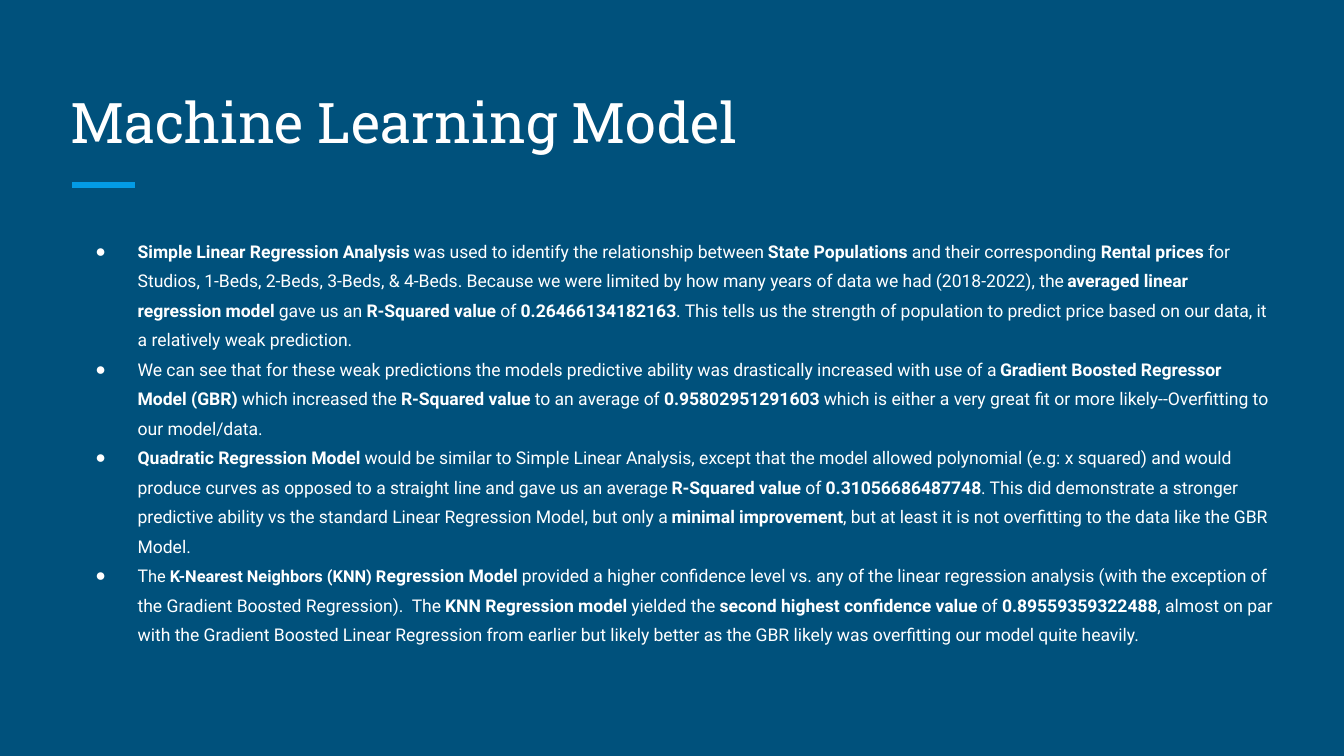
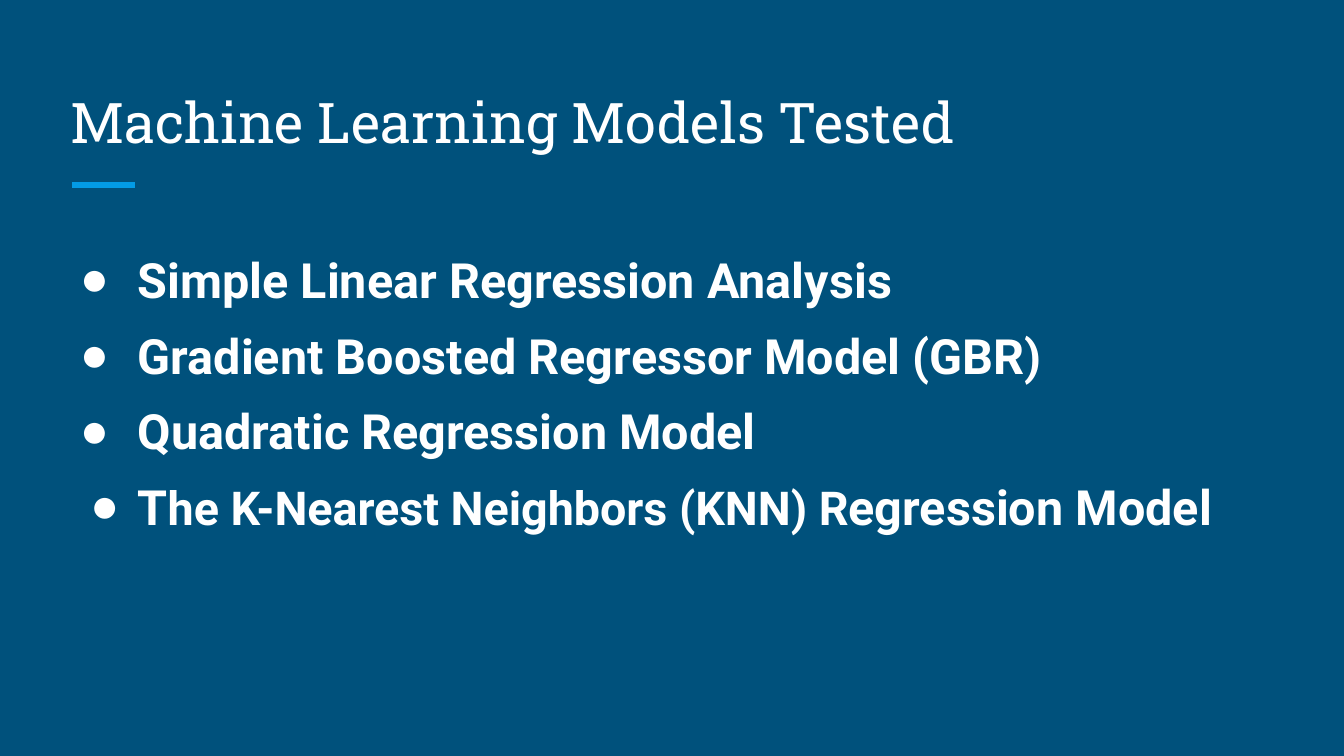
Before and after one commit to RichelynScott/Final-Project-Group-B, a slide deck: slide 13 of Fair Market Rent Exploration.pptx (slide 10 before the commit). Drawn at 1344x756 pixels with LibreOffice and Linux fonts; fonts in the diff are those of the drawing. Boxes give left, top, right and bottom in pixels: in the first picture for what was removed or moved away, otherwise in the second. Text is boxed around its words. In the diff, an @@ line names an element or a change of style, - is before the commit and + after.

Commit message:
Add files via upload
Final Presentation Slides

```diff
--- a/Fair Market Rent Exploration.pptx
+++ b/Fair Market Rent Exploration.pptx
@@ title at (70, 100, 955, 155): text changed @@
-Machine Learning Model
+Machine Learning Models Tested
@@ text at (138, 261, 1212, 535): text changed; size 9.4 to 26 pt; bold on @@
-● Simple Linear Regression Analysis was used to identify the relationship between State Populations and their corresponding Rental prices for Studios, 1-Beds, 2-Beds, 3-Beds, & 4-Beds. Because we were limited by how many years of data we had (2018-2022), the averaged linear regression model gave us an R-Squared value of 0.26466134182163. This tells us the strength of population to predict price based on our data, it a relatively weak prediction.
-● We can see that for these weak predictions the models predictive ability was drastically increased with use of a Gradient Boosted Regressor Model (GBR) which increased the R-Squared value to an average of 0.95802951291603 which is either a very great fit or more likely--Overfitting to our model/data.
-● Quadratic Regression Model would be similar to Simple Linear Analysis, except that the model allowed polynomial (e.g: x squared) and would produce curves as opposed to a straight line and gave us an average R-Squared value of 0.31056686487748. This did demonstrate a stronger predictive ability vs the standard Linear Regression Model, but only a minimal improvement, but at least it is not overfitting to the data like the GBR Model.
-● The K-Nearest Neighbors (KNN) Regression Model provided a higher confidence level vs. any of the linear regression analysis (with the exception of the Gradient Boosted Regression). The KNN Regression model yielded the second highest confidence value of 0.89559359322488, almost on par with the Gradient Boosted Linear Regression from earlier but likely better as the GBR likely was overfitting our model quite heavily.
+● Simple Linear Regression Analysis
+● Gradient Boosted Regressor Model (GBR)
+● Quadratic Regression Model
+● The K-Nearest Neighbors (KNN) Regression Model
```
Also in this commit, not shown: 4 other slides changed, 5 slides added.
